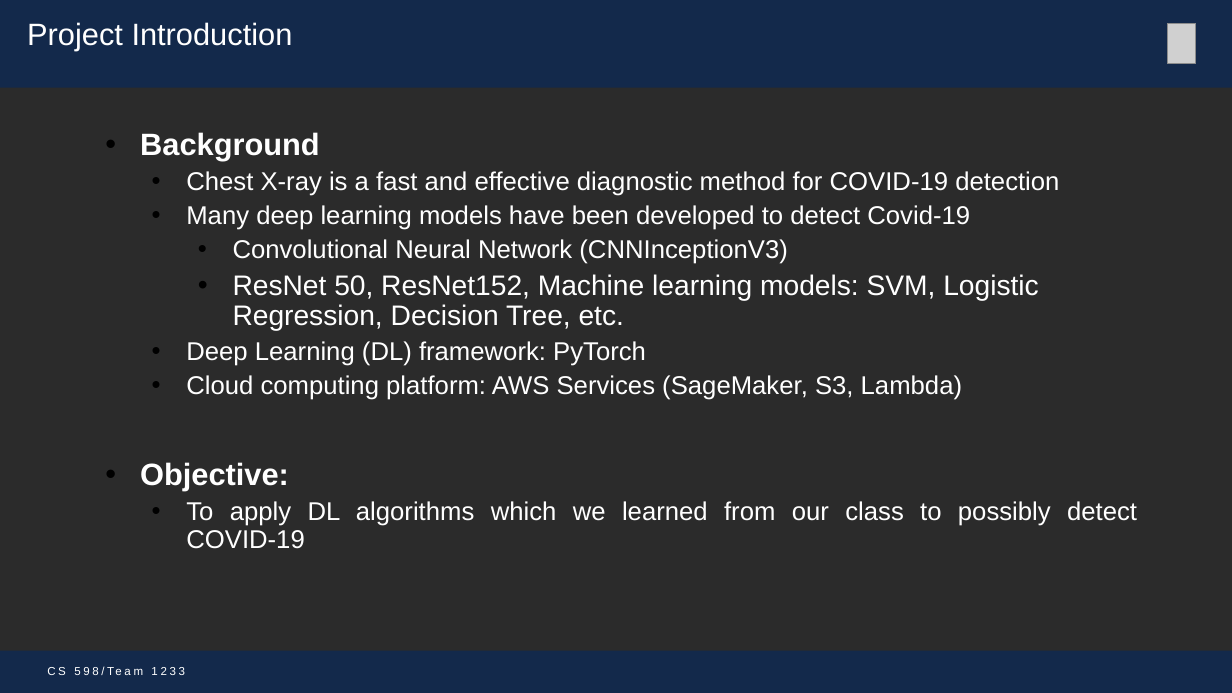
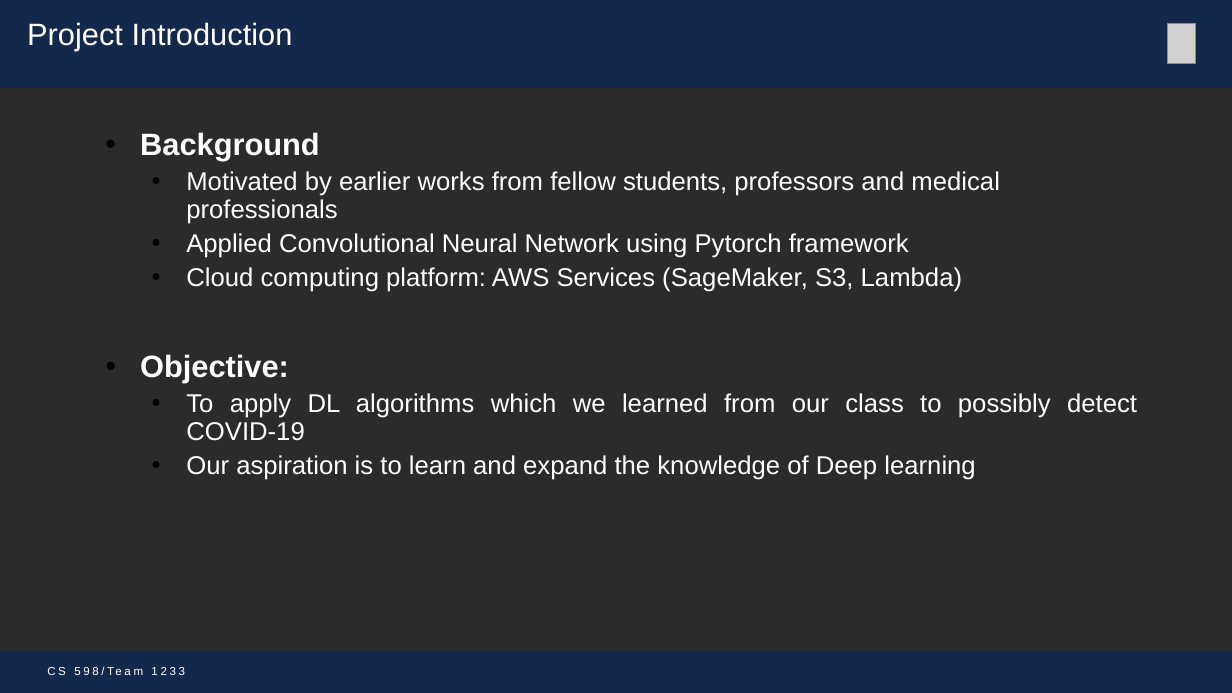
Before and after one commit to mohitbhadauria10/DL-Project, a slide deck: slide 3 of Presentation_Team_1233 _mike.pptx. Drawn at 1232x693 pixels with LibreOffice and Linux fonts; fonts in the diff are those of the drawing; grey boxes stand for pictures; background and template pictures are left out; a plain dark background stands for a picture behind light text. Boxes give left, top, right and bottom in pixels: in the first picture for what was removed or moved away, otherwise in the second. Text is boxed around its words. In the diff, an @@ line names an element or a change of style, - is before the commit and + after.

```diff
--- a/Presentation_Team_1233 _mike.pptx
+++ b/Presentation_Team_1233 _mike.pptx
@@ text at (186, 171, 1000, 258): text changed @@
-  • Chest X-ray is a fast and effective diagnostic method for COVID-19 detection
-  • Many deep learning models have been developed to detect Covid-19
-    • Convolutional Neural Network (CNNInceptionV3)
-    • ResNet 50, ResNet152, Machine learning models: SVM, Logistic Regression, Decision Tree, etc.
-  • Deep Learning (DL) framework: PyTorch
+  • Motivated by earlier works from fellow students, professors and medical professionals
+  • Applied Convolutional Neural Network using Pytorch framework
@@ text at (186, 455, 975, 480): paragraph added @@
+  • Our aspiration is to learn and expand the knowledge of Deep learning
```
Also in this commit, not shown: 4 other slides changed.
